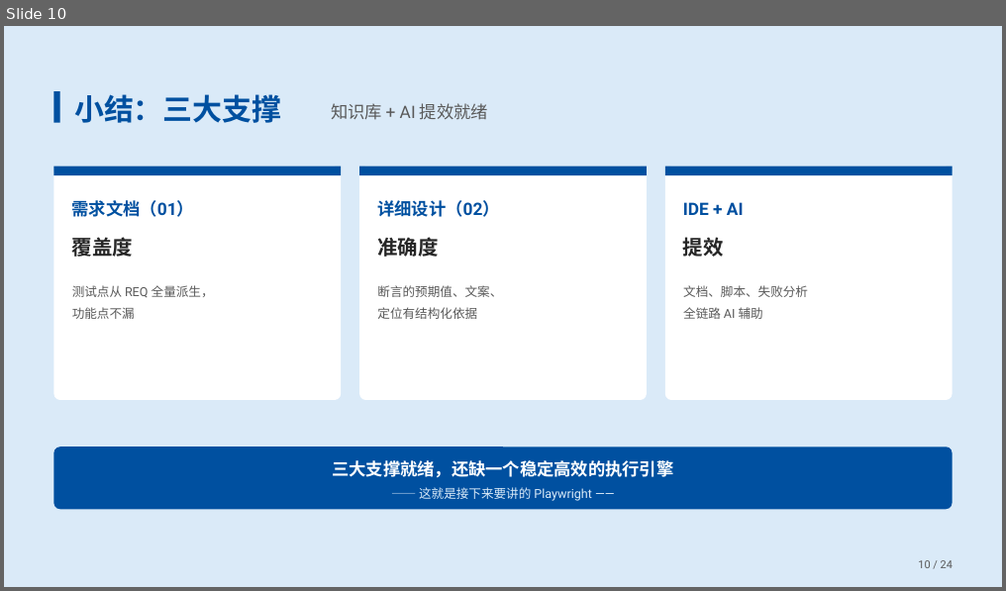
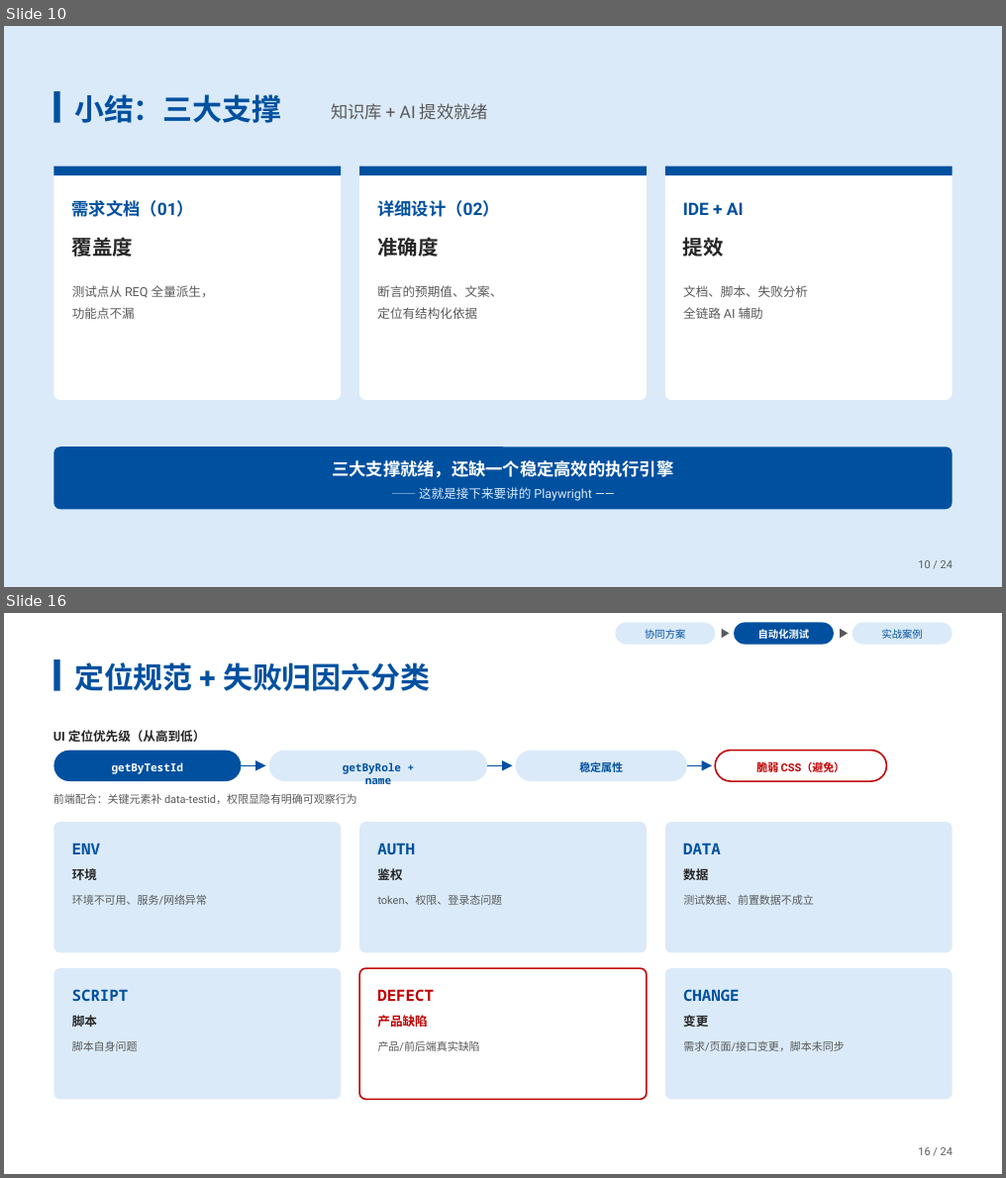
Before and after one commit to songsunny00/AIauto, a slide deck: docs/宋焕莲-AI赋能：需求开发到自动化测试.pptx. Shown one above the other, each under a label of ours: slide 10 before the commit, slides 10 and 16 after it; the slides between them are not shown. The pictures are 1006x591 and 1006x1178 pixels, drawn with LibreOffice and Linux fonts; fonts in the diff are those of the drawing. Boxes give left, top, right and bottom in pixels: in the first picture for what was removed or moved away, otherwise in the second. Text is boxed around its words. In the diff, an @@ line names an element or a change of style, - is before the commit and + after.

```diff
--- a/docs/宋焕莲-AI赋能：需求开发到自动化测试.pptx
+++ b/docs/宋焕莲-AI赋能：需求开发到自动化测试.pptx
@@ slide 16 added at (4,613,1002,1174), background #FFFFFF @@
@@ group added at (616,622,951,644): 3 rounded rectangles, 3 texts, 2 freeform shapes @@
+协同方案
+自动化测试
+实战案例
@@ rectangle added at (54,660,60,691), fill #0050A0 @@
@@ text added at (74,663,430,691), 28.5 pt, text #0050A0, bold @@
+定位规范 + 失败归因六分类
@@ group added at (54,730,887,804): 6 texts, 4 rounded rectangles, 3 arrows @@
+UI 定位优先级（从高到低）
+getByTestId
+getByRole + name
+稳定属性
+脆弱 CSS（避免）
+前端配合：关键元素补 data-testid，权限显隐有明确可观察行为
@@ group added at (54,822,341,953): 3 texts, 1 rounded rectangle @@
+ENV
+环境
+环境不可用、服务/网络异常
@@ group added at (359,822,647,953): 3 texts, 1 rounded rectangle @@
+AUTH
+鉴权
+token、权限、登录态问题
@@ group added at (665,822,951,953): 3 texts, 1 rounded rectangle @@
+DATA
+数据
+测试数据、前置数据不成立
@@ group added at (54,968,341,1100): 3 texts, 1 rounded rectangle @@
+SCRIPT
+脚本
+脚本自身问题
@@ group added at (359,968,647,1100): 3 texts, 1 rounded rectangle @@
+DEFECT
+产品缺陷
+产品/前后端真实缺陷
@@ group added at (665,968,951,1100): 3 texts, 1 rounded rectangle @@
+CHANGE
+变更
+需求/页面/接口变更，脚本未同步
@@ text added at (918,1148,952,1156), 10.5 pt, text #595959 @@
+16 / 24
```
Also in this commit, not shown: 14 slides changed.
